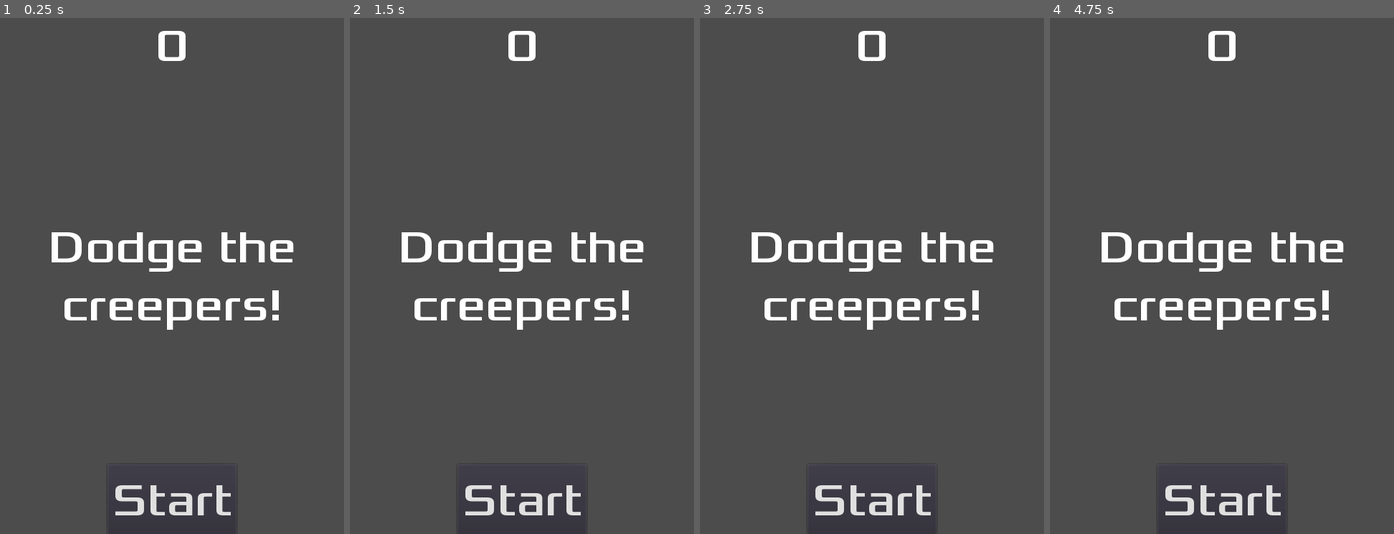
Above: before the commit, frames 1-4 (left to right).
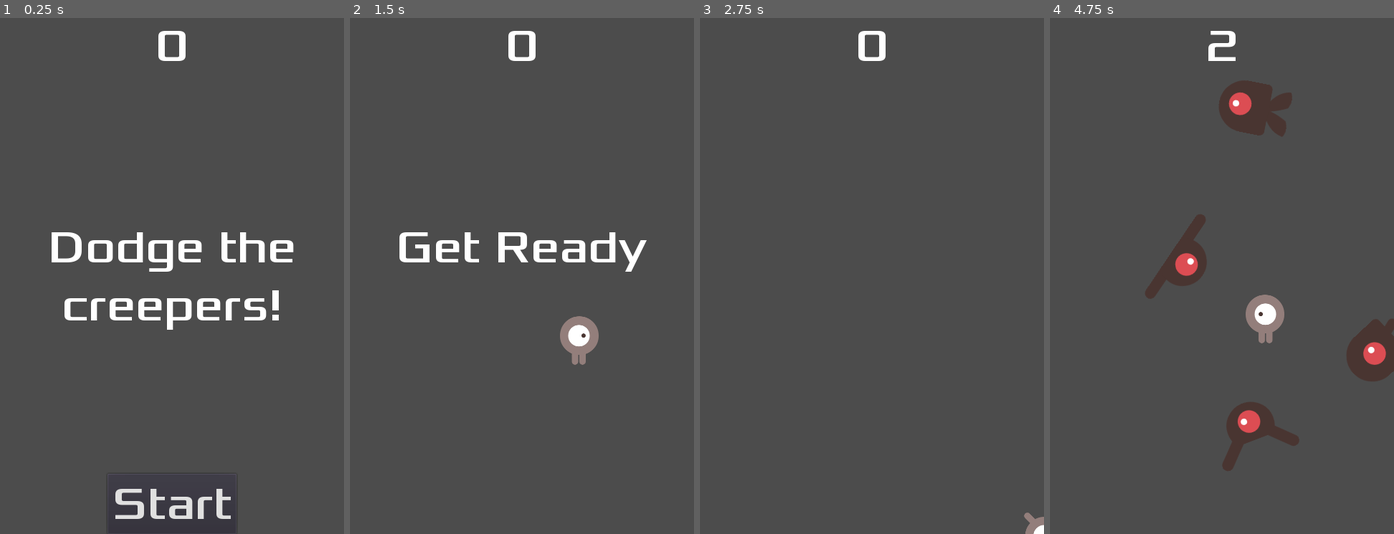
Above: after the commit, the same moments.

Repository: bladesz/For-Py
Game: Godot game, scene res://Main.tscn
Same seed, same stepped clock (60 frames per second), same inputs: the game is played once before the commit and once after it.
Inputs (mouse positions are in pixels of both pictures, inside the frame that each line leads up to):
- Up to frame 1 (0.25 s): no input
- Up to frame 2 (1.5 s): click (522, 503) at 0.5 s, where only the run after the commit has a clickable "Start"; tap Enter at 1.25 s; hold Right (ui_right) from 1.28 s (still down)
- Up to frame 3 (2.75 s): release Right (ui_right) at 2.03 s; hold Down (ui_down) from 2.03 s (still down)
- Up to frame 4 (4.75 s): release Down (ui_down) at 2.78 s; hold Right (ui_right) 2.78-3.53 s; hold Up (ui_up) 3.53-4.28 s; hold Left (ui_left) from 4.28 s (still down)

The runs differ from the first frame. In frame 1, 0.8% of the frame differs, in the area x 33-68%, y 90-98%; in frame 2, 4.6%; in frame 3, 4.1%; in frame 4, 9.5%, in the area x 15-100%, y 2-97%.

Commit message:
minor changes

Diff:
--- a/NOT PY/Working file/Beginner/HUD.gd
+++ b/NOT PY/Working file/Beginner/HUD.gd
@@ -31,9 +31,10 @@
 	$Message.hide()
 
 
-func _on_Start_pressed():
+func update_score(score):
+	$ScoreLabel.text = str(score)
+
+
+func _on_StartButton_pressed():
 	$StartButton.hide()
 	emit_signal("start_game")
-
-func update_score(score):
-	$ScoreLabel.text = str(score)
--- a/NOT PY/Working file/Beginner/HUD.tscn
+++ b/NOT PY/Working file/Beginner/HUD.tscn
@@ -1,11 +1,21 @@
-[gd_scene load_steps=4 format=2]
+[gd_scene load_steps=7 format=2]
 
 [ext_resource path="res://dodge_assets/fonts/Xolonium-Regular.ttf" type="DynamicFontData" id=1]
 [ext_resource path="res://HUD.gd" type="Script" id=2]
 
+[sub_resource type="DynamicFont" id=1]
+size = 64
+font_data = ExtResource( 1 )
+
 [sub_resource type="DynamicFont" id=2]
 size = 64
 font_data = ExtResource( 1 )
+
+[sub_resource type="InputEventAction" id=3]
+action = "ui_select"
+
+[sub_resource type="ShortCut" id=4]
+shortcut = SubResource( 3 )
 
 [node name="HUD" type="CanvasLayer"]
 script = ExtResource( 2 )
@@ -14,7 +24,7 @@
 anchor_right = 1.0
 anchor_bottom = 0.056
 margin_bottom = -0.32
-custom_fonts/font = SubResource( 2 )
+custom_fonts/font = SubResource( 1 )
 text = "0"
 align = 1
 __meta__ = {
@@ -27,7 +37,7 @@
 anchor_bottom = 0.5
 margin_top = -79.5
 margin_bottom = 79.5
-custom_fonts/font = SubResource( 2 )
+custom_fonts/font = SubResource( 1 )
 text = "Dodge the creepers!"
 align = 1
 autowrap = true
@@ -36,26 +46,21 @@
 "_editor_description_": ""
 }
 
+[node name="MessageTimer" type="Timer" parent="."]
+
 [node name="StartButton" type="Button" parent="."]
-anchor_left = 0.312
-anchor_top = 0.861
-anchor_right = 0.687
+anchor_left = 0.5
+anchor_top = 1.0
+anchor_right = 0.5
 anchor_bottom = 1.0
-margin_left = 0.23999
-margin_top = 2.74963
-margin_right = 0.23999
-margin_bottom = 2.66968
-focus_mode = 0
-mouse_filter = 2
-size_flags_vertical = 4
+margin_left = -90.0
+margin_top = -84.0
+margin_right = 90.0
 custom_fonts/font = SubResource( 2 )
+shortcut = SubResource( 4 )
 text = "Start"
-align = 0
 __meta__ = {
-"_edit_use_anchors_": false,
-"_editor_description_": ""
+"_edit_use_anchors_": false
 }
-
-[node name="MessageTimer" type="Timer" parent="."]
-[connection signal="pressed" from="StartButton" to="." method="_on_Start_pressed"]
 [connection signal="timeout" from="MessageTimer" to="." method="_on_MessageTimer_timeout"]
+[connection signal="pressed" from="StartButton" to="." method="_on_StartButton_pressed"]
--- a/NOT PY/Working file/Beginner/Main.gd
+++ b/NOT PY/Working file/Beginner/Main.gd
@@ -20,6 +20,7 @@
 	$ScoreTimer.stop()
 	$MobTimer.stop()
 	$HUD.show_game_over()
+	get_tree().call_group("mobs", "queue_free")
 
 func new_game():
 	score = 0
--- a/NOT PY/Working file/Beginner/Main.tscn
+++ b/NOT PY/Working file/Beginner/Main.tscn
@@ -17,7 +17,9 @@
 [node name="Player" parent="." instance=ExtResource( 1 )]
 position = Vector2( -75.3171, 137.162 )
 
-[node name="Mob" parent="." instance=ExtResource( 2 )]
+[node name="Mob" parent="." groups=[
+"mobs",
+] instance=ExtResource( 2 )]
 position = Vector2( -77.4354, 52.8811 )
 
 [node name="MobTimer" type="Timer" parent="."]
